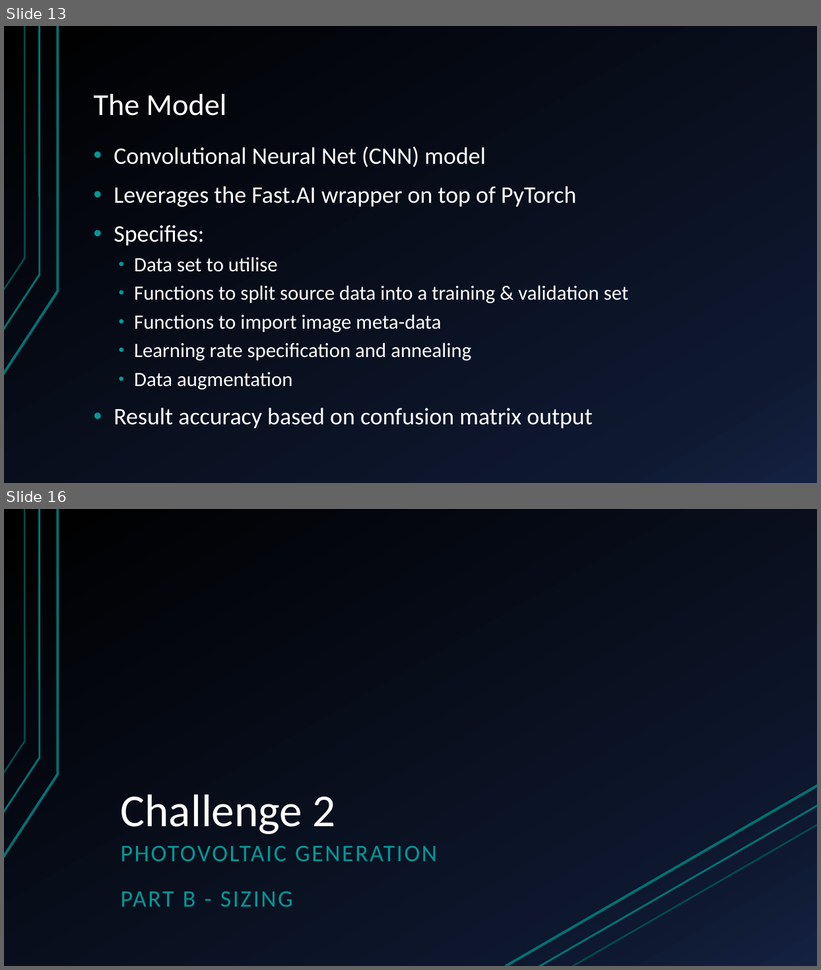
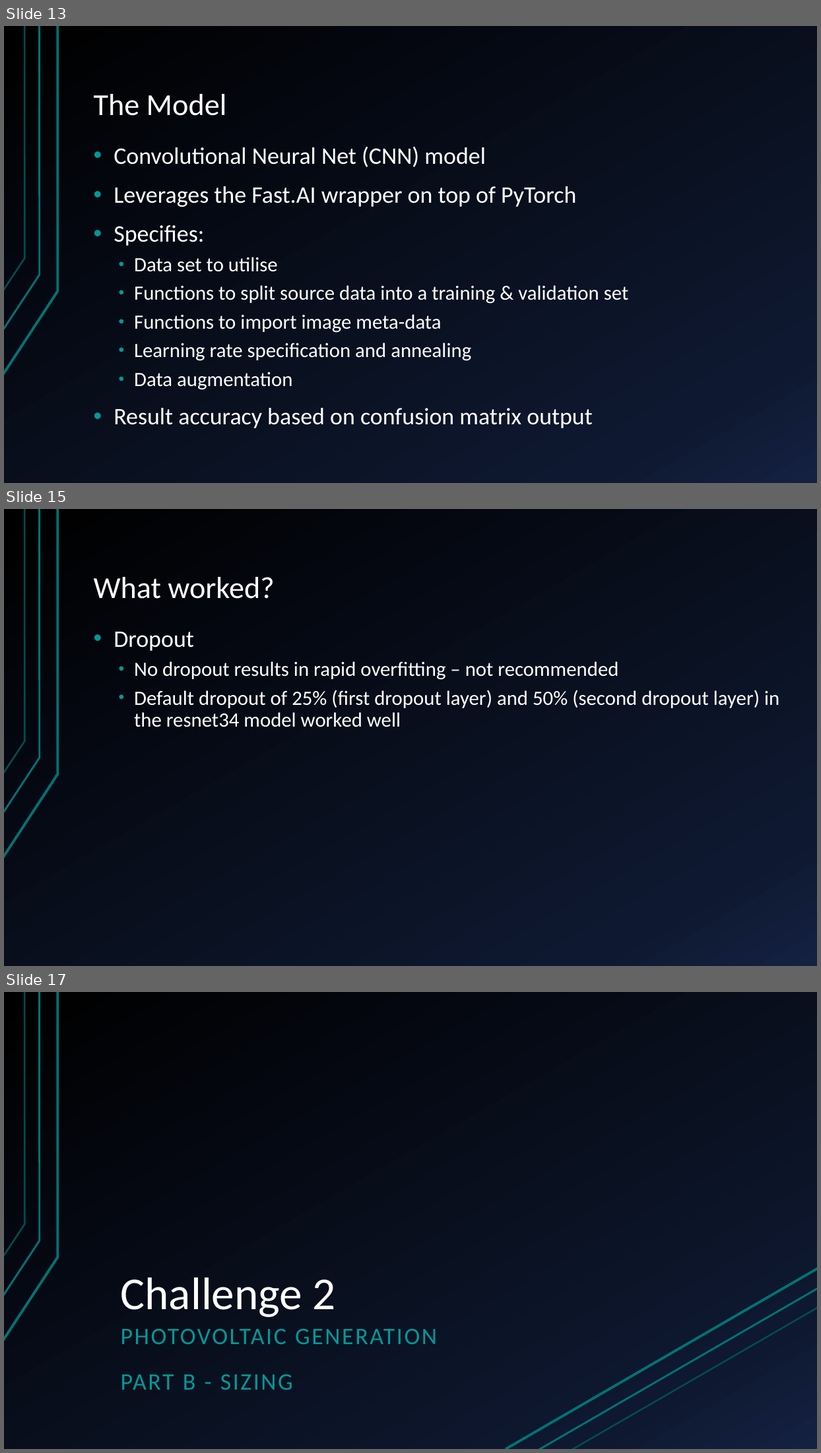
Before and after one commit to sofiary/teamunicornn, a slide deck: Western Power Hack-a-Gig Presentation.pptx. Shown one above the other, each under a label of ours: slides 13 and 16 before the commit, slides 13, 15 and 17 after it; the slides between them are not shown. The pictures are 821x970 and 821x1453 pixels, drawn with LibreOffice and Linux fonts; fonts in the diff are those of the drawing. Boxes give left, top, right and bottom in pixels: in the first picture for what was removed or moved away, otherwise in the second. Text is boxed around its words. In the diff, an @@ line names an element or a change of style, - is before the commit and + after.

```diff
--- a/Western Power Hack-a-Gig Presentation.pptx
+++ b/Western Power Hack-a-Gig Presentation.pptx
@@ slide 15 added at bbox=[4, 509, 817, 966], background gradient #000000 to #0F1931 to #142242; not listed: 3 template elements that a slide beside it also shows @@
@@ title added at bbox=[94, 577, 274, 599], 36 pt, text #FFFFFF @@
+What worked?
@@ text added at bbox=[114, 632, 780, 727], 24 pt, text #FFFFFF @@
+• Dropout
+  • No dropout results in rapid overfitting – not recommended
+  • Default dropout of 25% (first dropout layer) and 50% (second dropout layer) in the resnet34 model worked well
@@ what was slide 16 is now slide 17 @@
```
Also in this commit, not shown: 1 slide changed, 1 other slide added, 1 slide removed, 2 other files.
